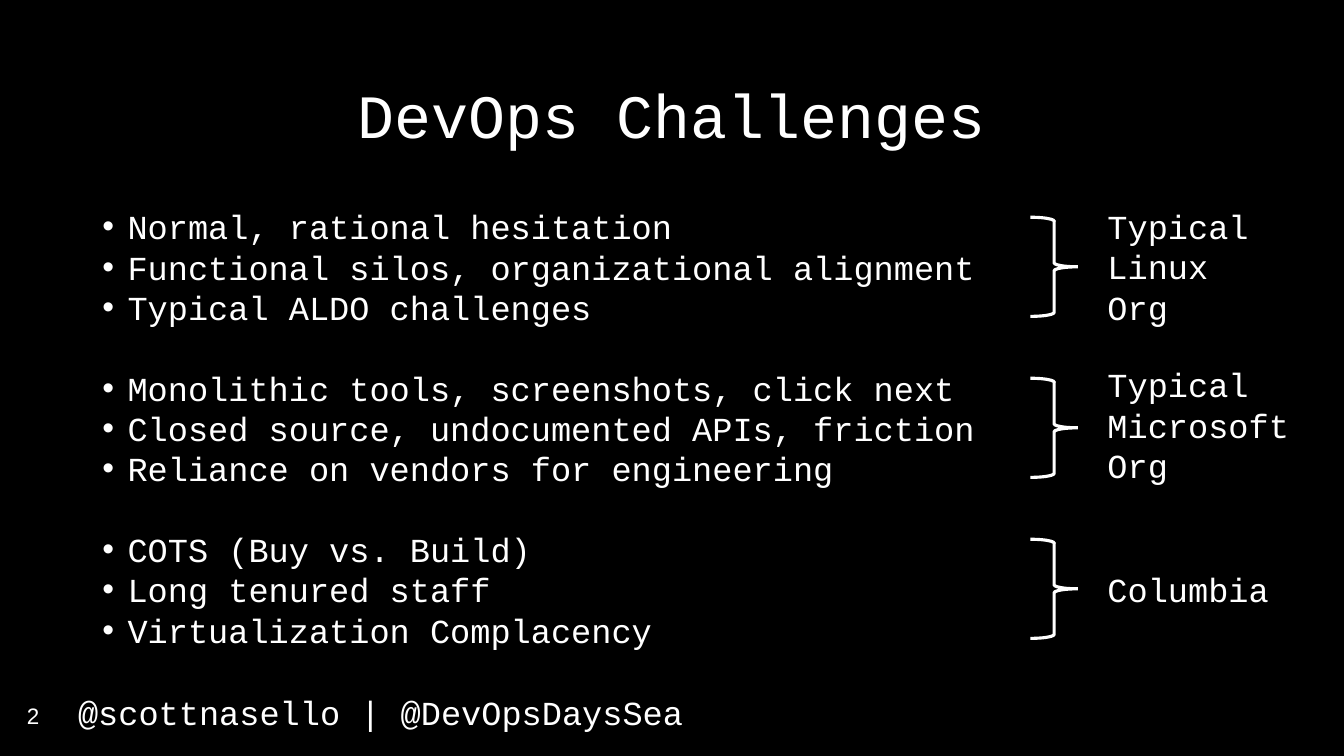
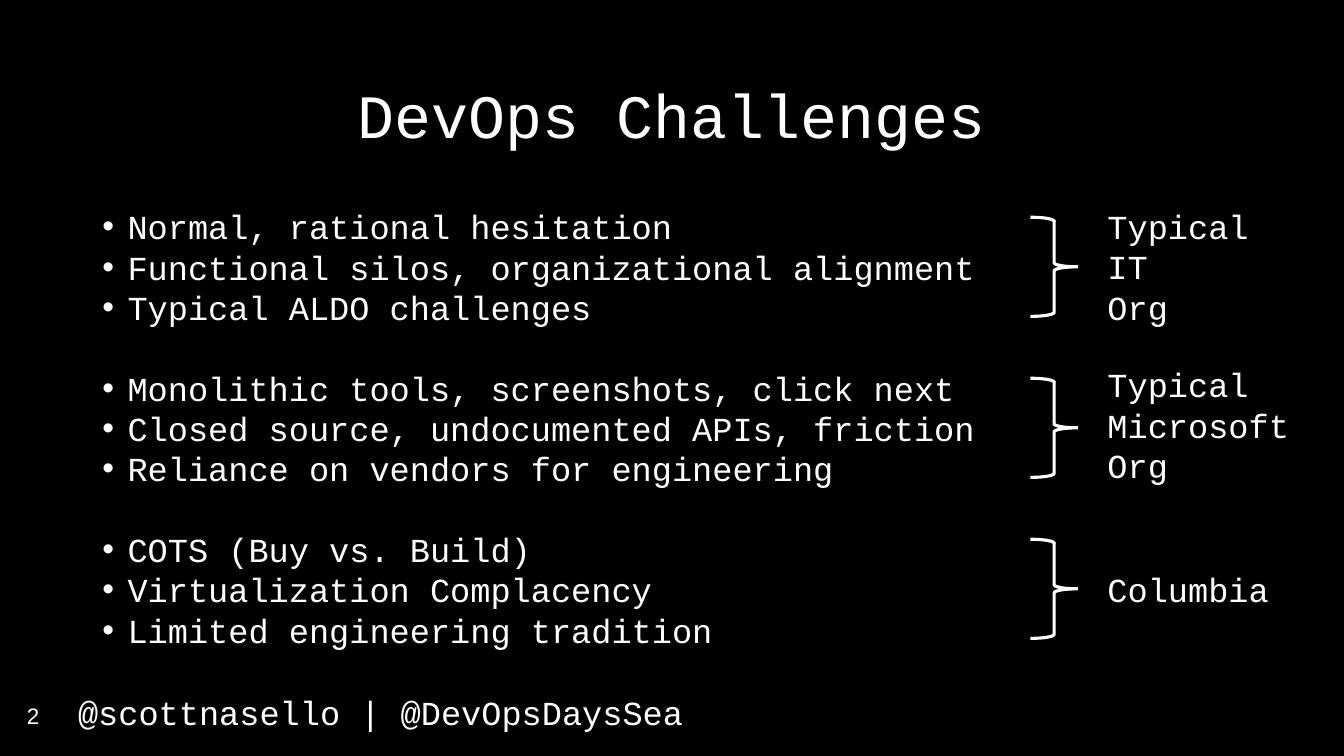
Before and after one commit to scottnasello/talks, a slide deck: slide 2 of 2017-04-26 Seattle DevOpsDays/DevOpsDays Seattle.pptx. Drawn at 1344x756 pixels with LibreOffice and Linux fonts; fonts in the diff are those of the drawing. Boxes give left, top, right and bottom in pixels: in the first picture for what was removed or moved away, otherwise in the second. Text is boxed around its words. In the diff, an @@ line names an element or a change of style, - is before the commit and + after.

```diff
--- a/2017-04-26 Seattle DevOpsDays/DevOpsDays Seattle.pptx
+++ b/2017-04-26 Seattle DevOpsDays/DevOpsDays Seattle.pptx
@@ text at [1107,214,1248,279]: text changed @@
-Typical Linux
+Typical
+IT
@@ text at [128,578,491,609]: paragraph removed @@
-• Long tenured staff
@@ text at [128,618,713,650]: paragraph added @@
+• Limited engineering tradition
```
Also in this commit, not shown: 3 other slides changed, 16 slides added, 2 other files.
